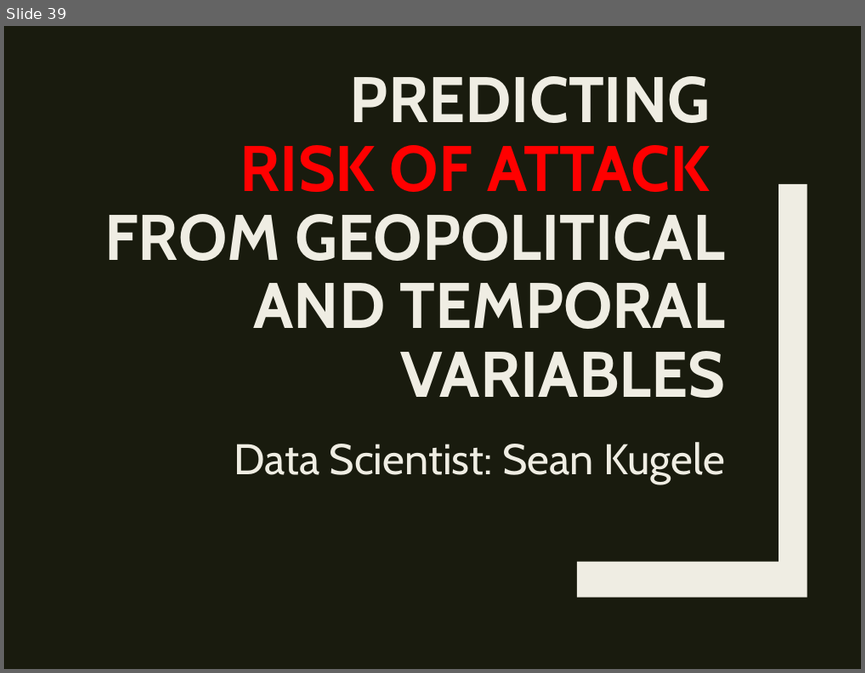
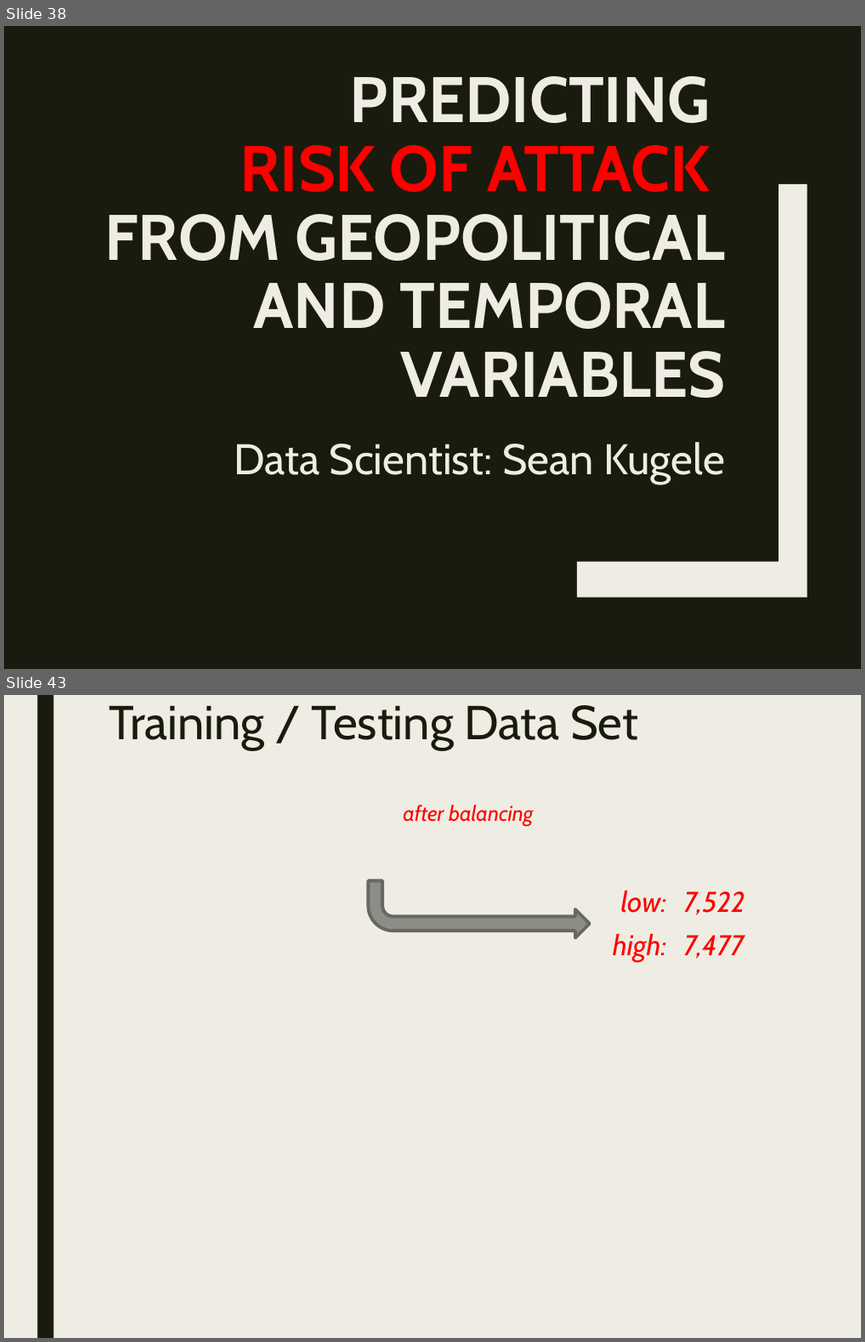
Before and after one commit to stats-learning-fall2019/final-project, a slide deck: presentation/gtdb-final-presentation.pptx. Shown one above the other, each under a label of ours: slide 39 before the commit, slides 38 and 43 after it; the slides between them are not shown. The pictures are 865x673 and 865x1342 pixels, drawn with LibreOffice and Linux fonts; fonts in the diff are those of the drawing; grey boxes stand for pictures. Boxes give left, top, right and bottom in pixels: in the first picture for what was removed or moved away, otherwise in the second. Text is boxed around its words. In the diff, an @@ line names an element or a change of style, - is before the commit and + after.

```diff
--- a/presentation/gtdb-final-presentation.pptx
+++ b/presentation/gtdb-final-presentation.pptx
@@ slide 43 added at (4, 695, 861, 1338), background #EFEDE3 @@
@@ rectangle added at (37, 695, 53, 1338), fill #191B0E @@
@@ title added at (109, 705, 638, 750), 40 pt, text #191B0E @@
+Training / Testing Data Set
@@ text added at (403, 805, 533, 826), 18 pt, text #FF0000, italic @@
+after balancing
@@ bent arrow added at (368, 881, 589, 938), fill #8C8D86, outline #686863 2.75 pt @@
@@ table added at (597, 881, 783, 967), 2 rows, 2 columns @@
+low: | 7,522
+high: | 7,477
@@ what was slide 39 is now slide 38 @@
```
Also in this commit, not shown: 2 slides changed, 8 other slides added, 1 slide removed.
